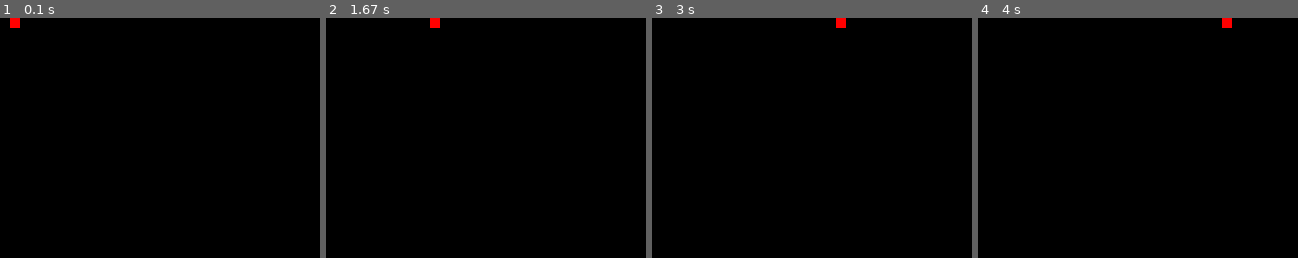
Above: before the commit, frames 1-4 (left to right).
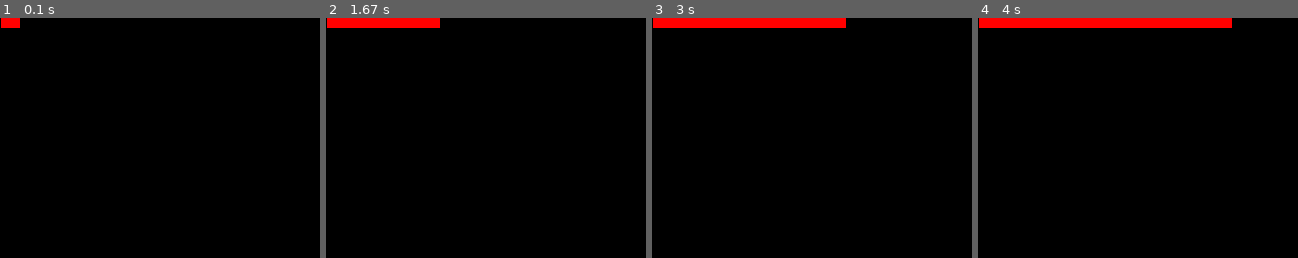
Above: after the commit, the same moments.

Repository: thkoch2001/pygame-jumping-ball
Game: pygame game, started from jumping_ball.py
Two runs of this game, one before a commit and one after it. Both use one fixed random seed, a clock stepped at 60 frames per second and the inputs below.
Inputs:
- Up to frame 1 (0.1 s): no input
- Up to frame 2 (1.67 s): no input
- Up to frame 3 (3 s): no input
- Up to frame 4 (4 s): no input
The pictures show only the part of the screen within x 0-50%, y 0-50%; the shares and areas given below are measured in that part.

The runs differ from the first frame. In frame 1, 0.1% of the frame differs, in the area x 0-4%, y 0-5%; in frame 2, 1.3%; in frame 3, 2.4%; in frame 4, 3.2%, in the area x 0-77%, y 0-5%.

Commit message:
clean screen before move

Diff:
--- a/jumping_ball.py
+++ b/jumping_ball.py
@@ -1,23 +1,26 @@
 import pygame
-import sys
+import sys # fuer sys.exit()
 
 pygame.init()
 
 screen = pygame.display.set_mode( (640, 480) )
 
+# neu: surface = Oberflaeche, kann spaeter auch ein Bild sein
 surface = pygame.Surface( (10, 10) )
 surface.fill( pygame.Color("red") )
 
+# neu: Rechteck hat Position und Groesse
 rect = surface.get_rect()
 
 while True:
-  rect = rect.move( 1, 0 )
+  rect = rect.move( 1, 0 ) # neues, verschobenes Rechteck
 
-  # neu: Bildschirm wieder schwarz machen
-  screen.fill( (0, 0, 0) )
-  screen.blit(surface, rect)
+  # Zeichne Oberflaeche in Rechteck
+  screen.blit( surface, rect )
 
+  # aktualisiere Bildschirm
   pygame.display.flip()
 
+  # neu: Auf Quit event des Fensters reagieren.
   for event in pygame.event.get():
     if event.type == pygame.QUIT: sys.exit()
